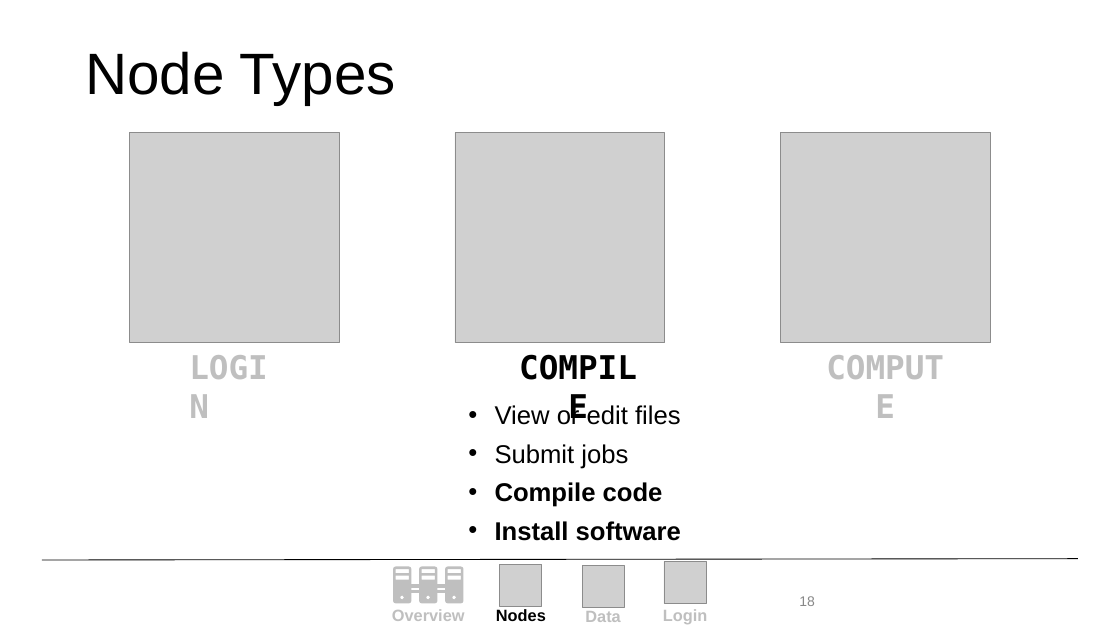
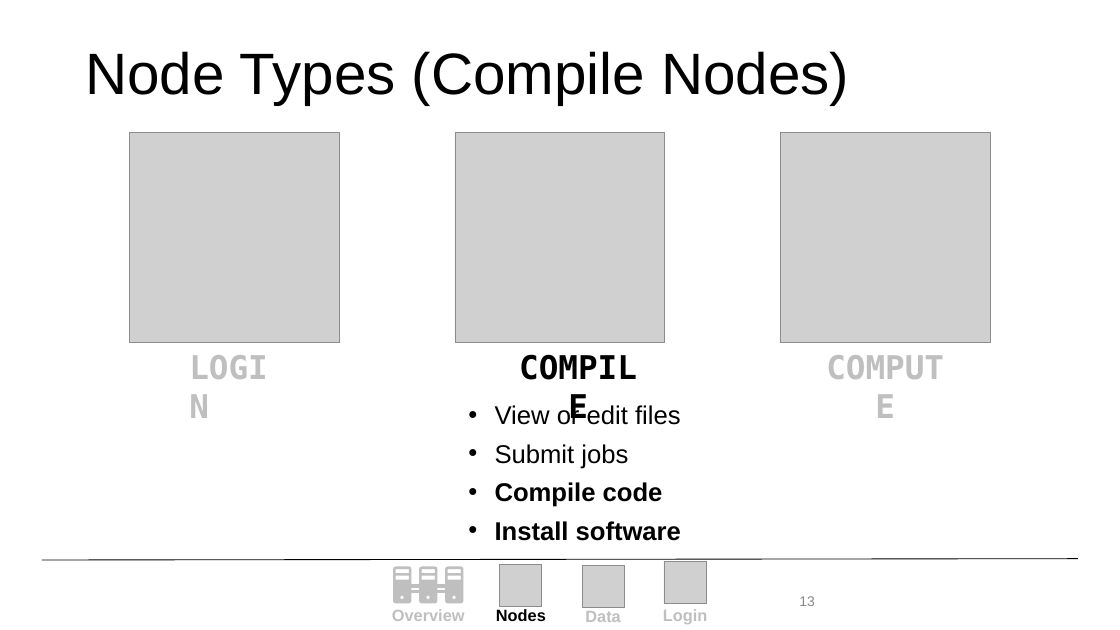
Before and after one commit to ResearchComputing/New_User_Seminar, a slide deck: slide 13 of Alpine_New_User_Seminar.pptx (slide 18 before the commit). Drawn at 1120x630 pixels with LibreOffice and Linux fonts; fonts in the diff are those of the drawing; grey boxes stand for pictures; background and template pictures are left out. Boxes give left, top, right and bottom in pixels: in the first picture for what was removed or moved away, otherwise in the second. Text is boxed around its words. In the diff, an @@ line names an element or a change of style, - is before the commit and + after.

```diff
--- a/Alpine_New_User_Seminar.pptx
+++ b/Alpine_New_User_Seminar.pptx
@@ title at (x1=85, y1=51, x2=849, y2=105): text changed @@
-Node Types
+Node Types (Compile Nodes)
@@ page number at (x1=799, y1=596, x2=815, y2=606): text changed @@
-18
+13
```
Also in this commit, not shown: 12 other slides changed, 9 slides removed, 1 other file.
